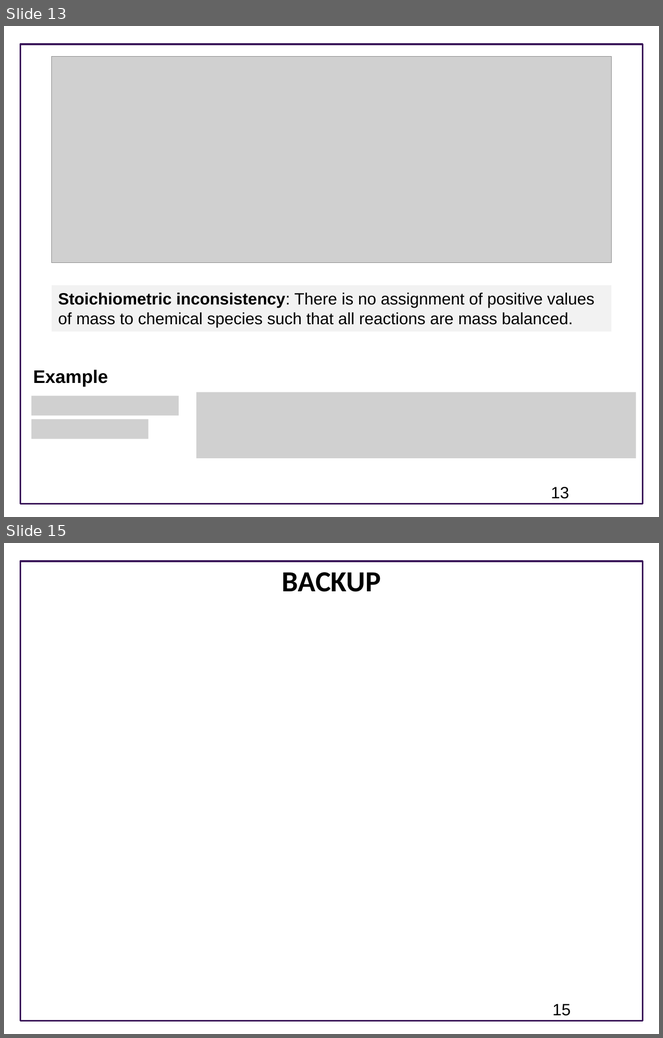
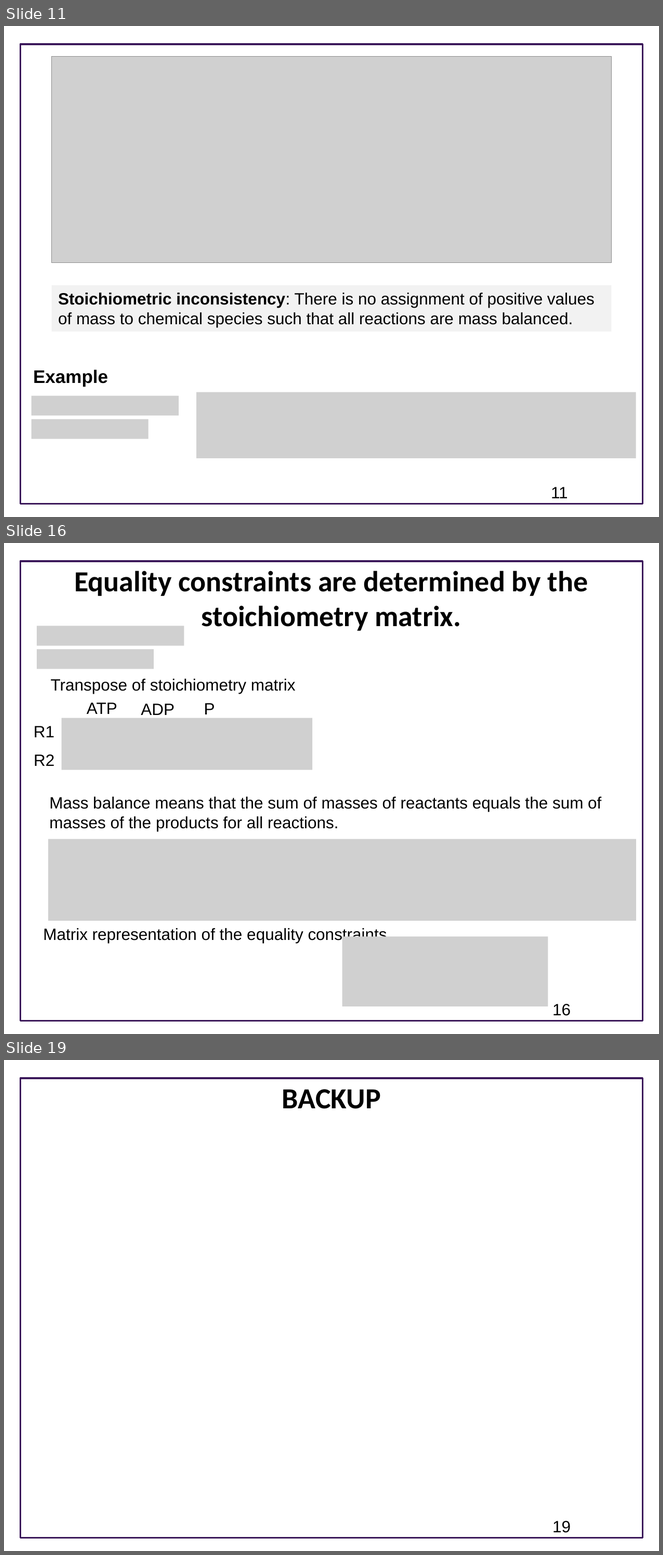
Before and after one commit to ModelEngineering/advancing-biomedical-models, a slide deck: lecture_15/15_static_testing.pptx. Shown one above the other, each under a label of ours: slides 13 and 15 before the commit, slides 11, 16 and 19 after it; the slides between them are not shown. The pictures are 663x1038 and 663x1555 pixels, drawn with LibreOffice and Linux fonts; fonts in the diff are those of the drawing; grey boxes stand for pictures; background and template pictures are left out. Boxes give left, top, right and bottom in pixels: in the first picture for what was removed or moved away, otherwise in the second. Text is boxed around its words. In the diff, an @@ line names an element or a change of style, - is before the commit and + after.

```diff
--- a/lecture_15/15_static_testing.pptx
+++ b/lecture_15/15_static_testing.pptx
@@ slide 16 added at <box>4,543,659,1034</box>, background #FFFFFF; not listed: 1 template element that a slide beside it also shows @@
@@ title added at <box>74,571,588,631</box>, 32 pt, text #000000, bold @@
+Equality constraints are determined by the stoichiometry matrix.
@@ picture added at <box>37,626,184,646</box> @@
@@ picture added at <box>37,649,153,669</box> @@
@@ text added at <box>51,679,296,694</box>, 18 pt, text #000000 @@
+Transpose of stoichiometry matrix
@@ text added at <box>87,703,117,714</box>, 18 pt, text #000000 @@
+ATP
@@ text added at <box>141,704,175,715</box>, 18 pt, text #000000 @@
+ADP
@@ text added at <box>204,703,215,715</box>, 18 pt, text #000000 @@
+P
@@ text added at <box>34,726,54,737</box>, 18 pt, text #000000 @@
+R1
@@ picture added at <box>62,718,312,770</box> @@
@@ text added at <box>34,755,54,766</box>, 18 pt, text #000000 @@
+R2
@@ text added at <box>49,797,601,832</box>, 18 pt, text #000000 @@
+Mass balance means that the sum of masses of reactants equals the sum of masses of the products for all reactions.
@@ picture added at <box>49,839,636,921</box> @@
@@ text added at <box>43,928,392,943</box>, 18 pt, text #000000 @@
+Matrix representation of the equality constraints.
@@ picture added at <box>342,937,548,1007</box> @@
@@ page number added at <box>553,1004,571,1016</box>, 18 pt, text #000000 @@
+16
@@ what was slide 13 is now slide 11 @@
@@ page number at <box>551,487,568,499</box>: text changed @@
-13
+11
@@ what was slide 15 is now slide 19 @@
@@ page number at <box>553,1521,571,1533</box>: text changed @@
-15
+19
```
Also in this commit, not shown: 2 slides changed, 6 other slides added, 1 slide removed.
